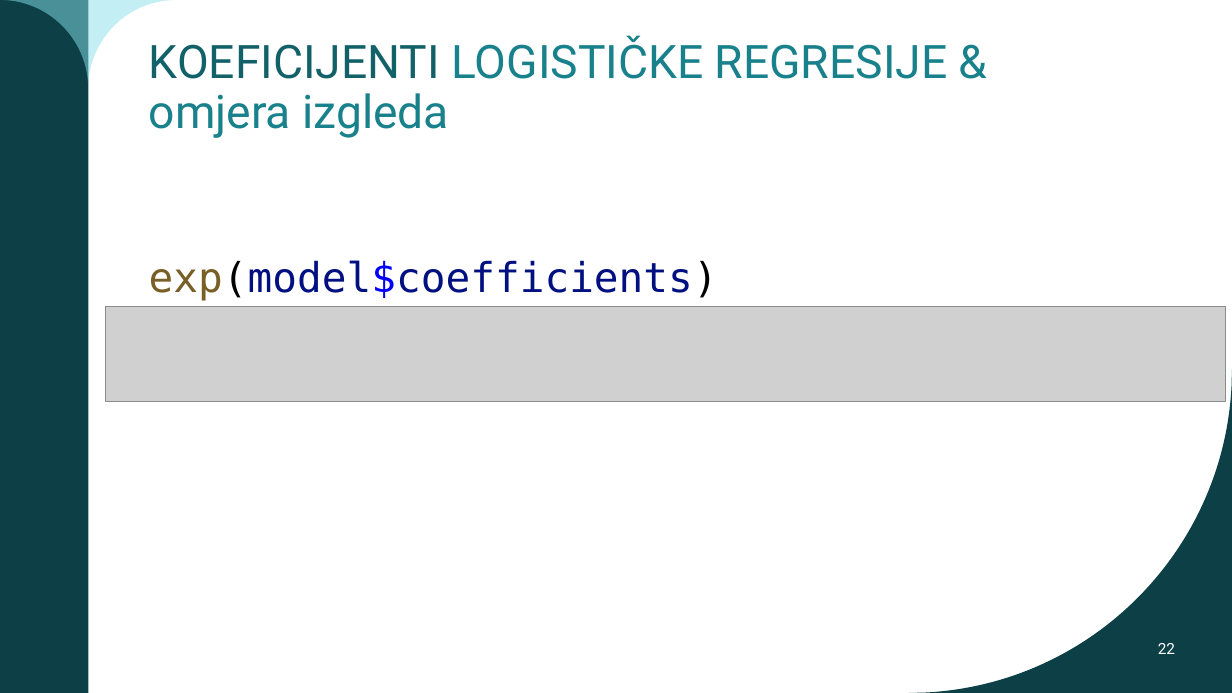
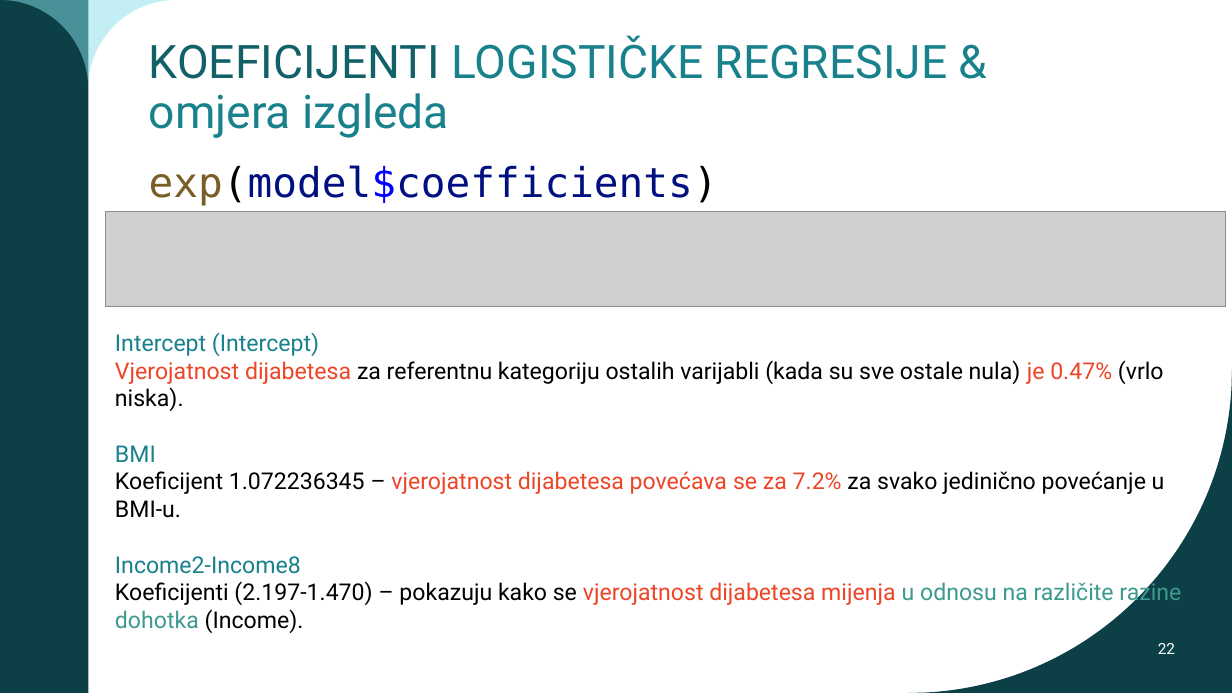
Before and after one commit to jfletcher20/diabetes-health-indicators-analysis, a slide deck: slide 22 of documentation/powerpoint/analysis-documentation.pptx. Drawn at 1232x693 pixels with LibreOffice and Linux fonts; fonts in the diff are those of the drawing; grey boxes stand for pictures; background and template pictures are left out. Boxes give left, top, right and bottom in pixels: in the first picture for what was removed or moved away, otherwise in the second. Text is boxed around its words. In the diff, an @@ line names an element or a change of style, - is before the commit and + after.

```diff
--- a/documentation/powerpoint/analysis-documentation.pptx
+++ b/documentation/powerpoint/analysis-documentation.pptx
@@ text "exp(model$coefficients)": place and size @@
-text "exp(model$coefficients)" at [149, 260, 718, 301]
+text "exp(model$coefficients)" at [149, 165, 718, 206]
@@ picture: place and size @@
-picture at [106, 306, 1226, 401]
+picture at [106, 211, 1226, 306]
@@ text added at [115, 332, 1181, 628], 18 pt, text #000000 @@
+Intercept (Intercept)
+Vjerojatnost dijabetesa za referentnu kategoriju ostalih varijabli (kada su sve ostale nula) je 0.47% (vrlo niska).
+BMI
+Koeficijent 1.072236345 – vjerojatnost dijabetesa povećava se za 7.2% za svako jedinično povećanje u BMI-u.
+Income2-Income8
+Koeficijenti (2.197-1.470) – pokazuju kako se vjerojatnost dijabetesa mijenja u odnosu na različite razine dohotka (Income).
```
Also in this commit, not shown: 1 other slide changed, 1 slide added, 1 other file.
